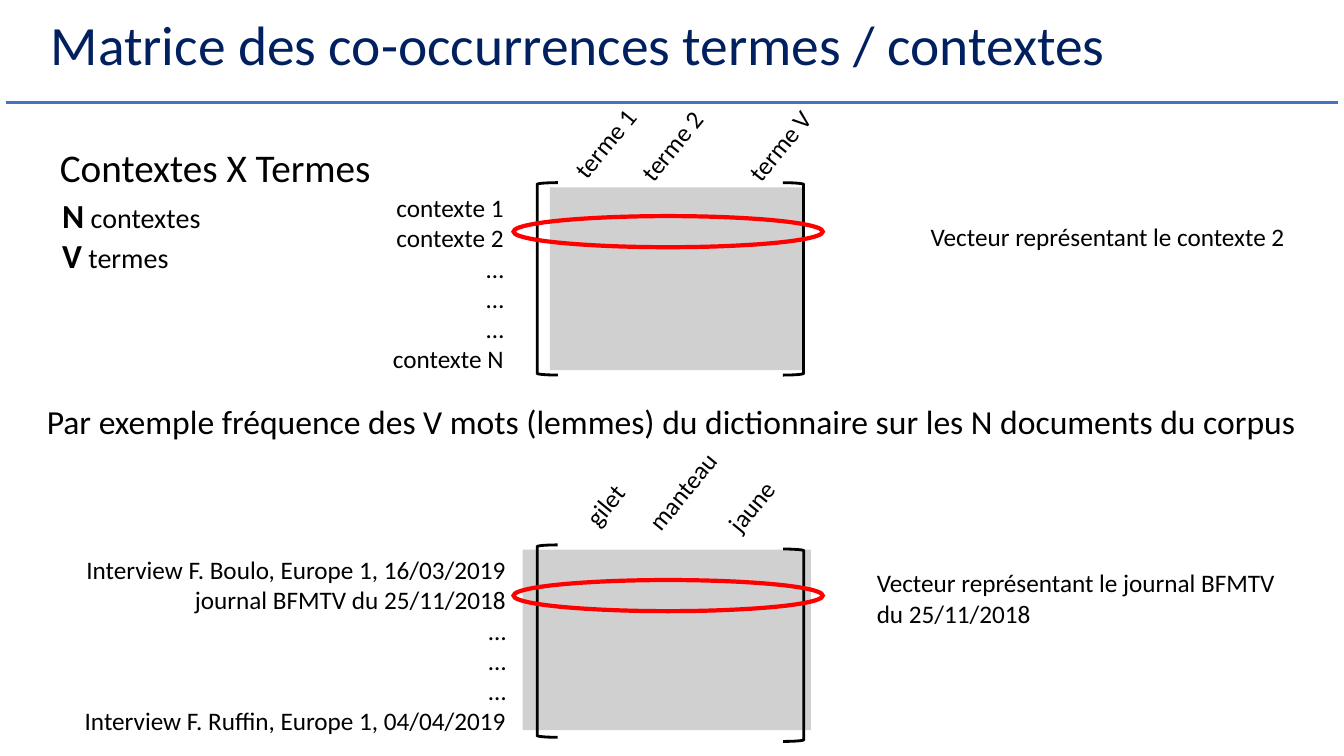
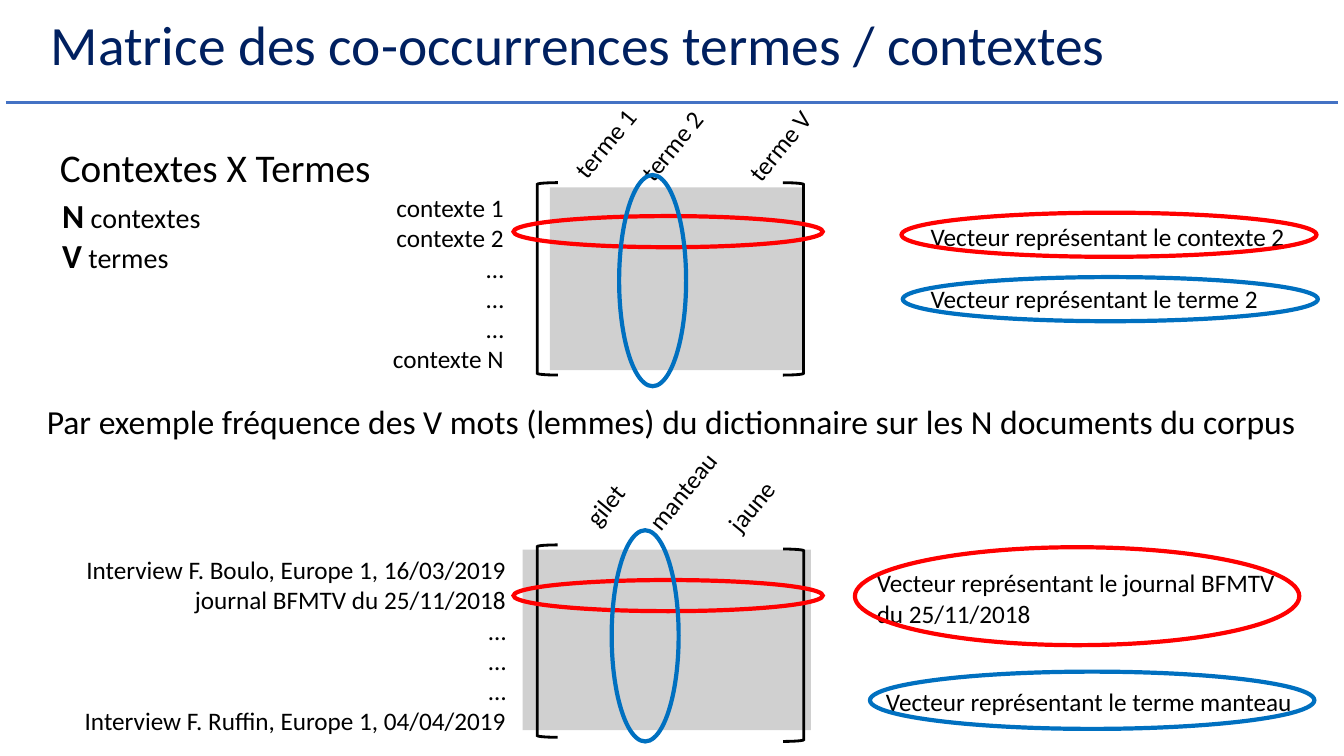
Before and after one commit to Herve-Guerin/cours-NLP-Gustave-Eiffel, a slide deck: slide 67 of Slides/NLP et Analyse Textuelle V2 - 1.pptx. Drawn at 1344x756 pixels with LibreOffice and Linux fonts; fonts in the diff are those of the drawing; grey boxes stand for pictures. Boxes give left, top, right and bottom in pixels: in the first picture for what was removed or moved away, otherwise in the second. Text is boxed around its words. In the diff, an @@ line names an element or a change of style, - is before the commit and + after.

```diff
--- a/Slides/NLP et Analyse Textuelle V2 - 1.pptx
+++ b/Slides/NLP et Analyse Textuelle V2 - 1.pptx
@@ ellipse added at <box>620,174,687,386</box>, outline #0070C0 3 pt @@
@@ ellipse added at <box>901,213,1317,257</box>, outline #FF0000 3 pt @@
@@ ellipse added at <box>903,277,1319,322</box>, outline #0070C0 3 pt @@
@@ text added at <box>931,288,1258,315</box>, 18 pt, text #000000 @@
+Vecteur représentant le terme 2
@@ ellipse added at <box>612,530,679,742</box>, outline #0070C0 3 pt @@
@@ ellipse added at <box>855,547,1300,645</box>, outline #FF0000 3 pt @@
@@ ellipse added at <box>870,671,1315,729</box>, outline #0070C0 3 pt @@
@@ text added at <box>886,690,1291,717</box>, 18 pt, text #000000 @@
+Vecteur représentant le terme manteau
```
Also in this commit, not shown: 18 other slides changed.
